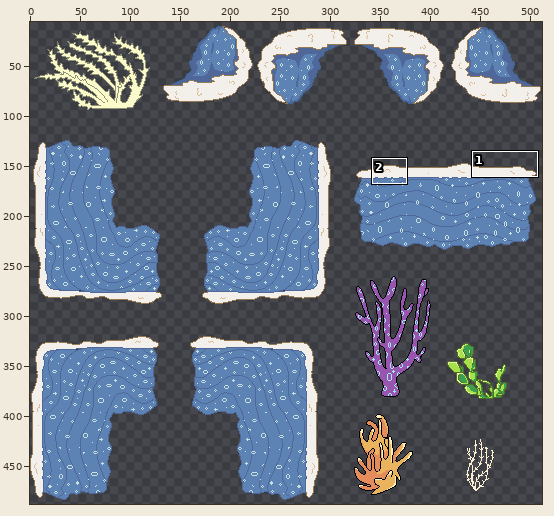
One commit to this sprite sheet: MA_Action_Team2/Assets/TileMaps_art/Level5TileMap.png. Above: a wide view before the commit, with the close-up outlined.
Close-up. Before the commit:
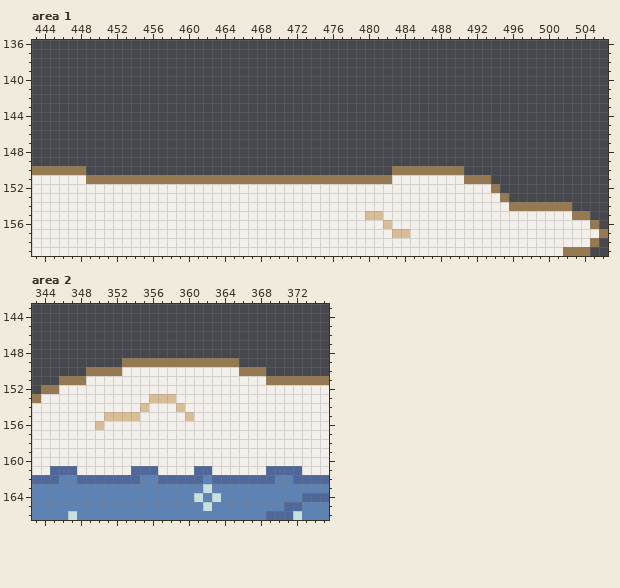
The file is 512x512 pixels. Pixels under 10% opacity are left out. Colours within 5 levels of each other are drawn and written as one. Shown: area 1: x 443..506, y 136..159; area 2: x 343..375, y 143..166. The wide view leaves out empty margins.
New version:
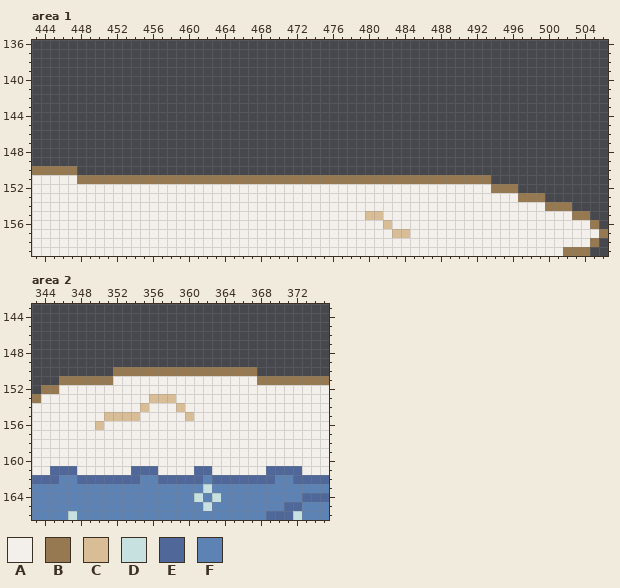
Palette (. is transparent): A #f3efea  B #967950  C #d8bd97  D #c7e1e0  E #50679a  F #5d83b4
Change:
Area 1:
There is now colour A in row 153 at x 496.
The edit turns colour B into colour A in row 153 at x 495; in row 154 at x 496 to 499.
There is now colour B in row 152 at x 495 to 496; in row 153 at x 497 to 499.
The edit turns colour A into colour B in row 151 at x 448 and 483 to 490.
Colour B is removed in row 150 at x 448 and 483 to 490.
Area 2:
The edit turns colour A into colour B in row 150 at x 353 to 365; in row 151 at x 349 to 351 and 368.
Colour B is removed in row 149 at x 353 to 365; in row 150 at x 349 to 351 and 368.
